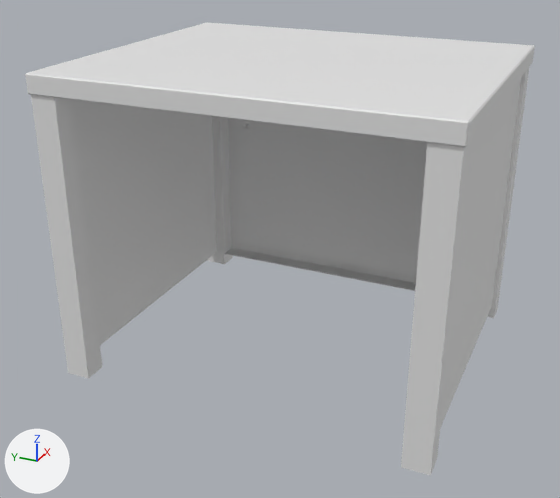
A saved change to the FBX model Assets/Art/Models/G_Cabinet_02.fbx.
Camera for both pictures: a 50 mm lens placed at (-16.47, -11.95, 14.61), pointed at (5.14, -2.23, 3.81). The axes (+X, +Y, +Z) are drawn at lower left. The lights are the same throughout. Where no turn or scale is listed for an object, it has been applied to the vertices.

Objects in the first picture: 'Cabinet 02'.
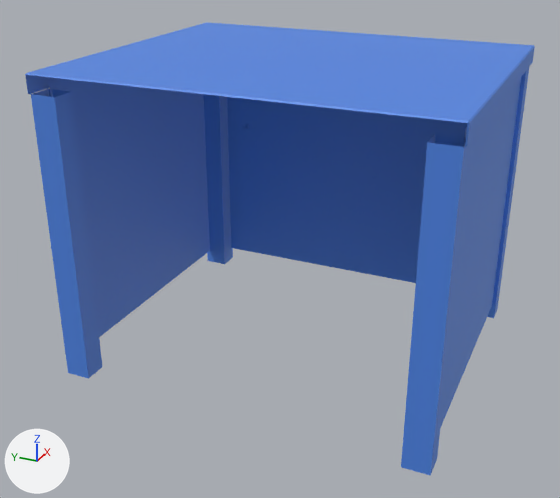
The newer file is also turned or shifted as a whole; pictures and numbers use the older file's frame.

Boxes (x1, y1, x2, y2) around the edits, measured in the pictures (560 x 498 px):
part 1 of me_cube_096, deleted
    before: (25, 75, 467, 345)
part 2 of me_cube_096, recoloured (white to blue)
    both: (25, 23, 535, 475)

What changed in the scene script:
```text
Add mat_material_010:
    mat_material_010 = principled_material('Material.010')
    mat_material_010.base_color = (0.0792, 0.24, 0.8)  # blue #5086e7
Change me_cube_096:
    used by ob_cabinet_02; location = (0.0, 0.0, 0.0)
    remove me_cube_096.from_pydata(...)  # 219 vertices, 185 faces; spans x 0.64..11.18, y -8.86..3.65, z 0.0..10.02
    add me_cube_096.from_pydata(...)  # 208 vertices, 170 faces; spans x 0.64..11.18, y -8.86..3.65, z 0.0..10.02
    me_cube_096 part 1
    11 vertices are removed from x 1.37..10.41, y -8.31..3.11, z 0.51..9.65
    15 faces are deleted
    me_cube_096 part 2: 170 faces spanning x 0.64..11.18, y -8.86..3.65, z 0.0..10.02 switch from no material to mat_material_010 (blue #5086e7)
```
